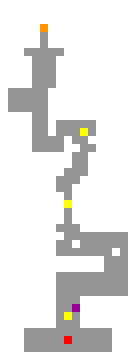
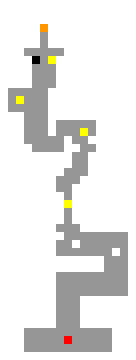
Before/after of a 136×360 layered artwork. What changed in the layer stack:
painted on "Level" over [16, 56, 80, 320]
